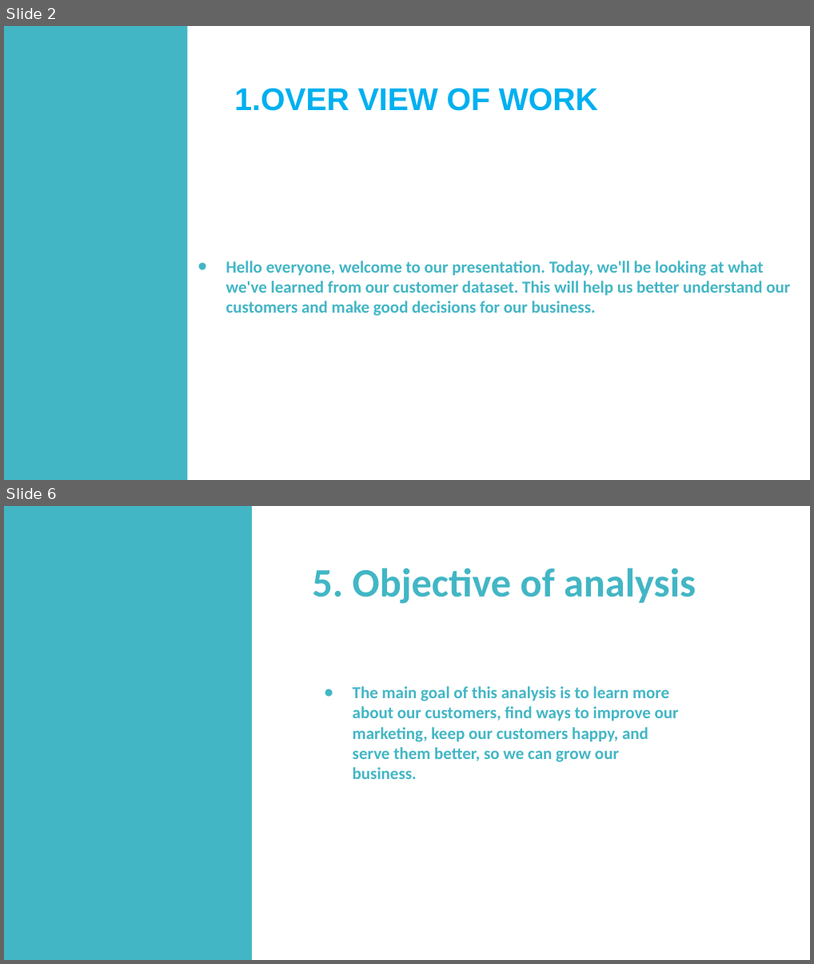
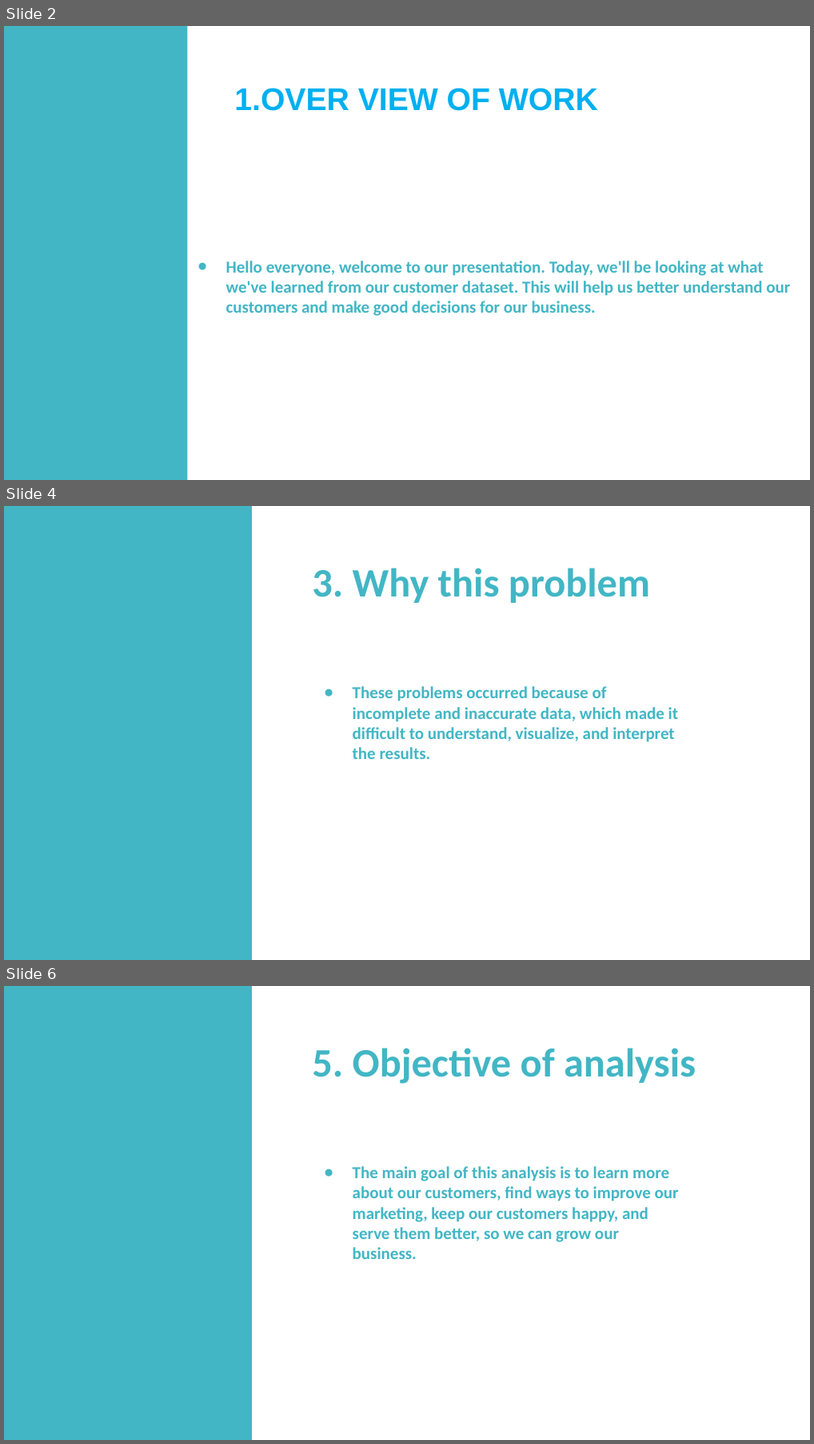
Before and after one commit to SafehEmmanuela/Final-Project, a slide deck: Power point presentation.pptx. Shown one above the other, each under a label of ours: slides 2 and 6 before the commit, slides 2, 4 and 6 after it; the slides between them are not shown. The pictures are 814x964 and 814x1444 pixels, drawn with LibreOffice and Linux fonts; fonts in the diff are those of the drawing. Boxes give left, top, right and bottom in pixels: in the first picture for what was removed or moved away, otherwise in the second. Text is boxed around its words. In the diff, an @@ line names an element or a change of style, - is before the commit and + after.

```diff
--- a/Power point presentation.pptx
+++ b/Power point presentation.pptx
@@ slide 4 added at bbox=[4, 506, 810, 960], background #FFFFFF @@
@@ rectangle added at bbox=[4, 506, 252, 959], fill #42B6C5 @@
@@ text added at bbox=[312, 568, 650, 603], 36 pt, text #42B6C5, bold @@
+3. Why this problem
@@ text added at bbox=[353, 686, 678, 759], 15 pt, text #42B6C5, bold @@
+● These problems occurred because of incomplete and inaccurate data, which made it difficult to understand, visualize, and interpret the results.
```
Also in this commit, not shown: 2 other slides added, 3 slides removed.
